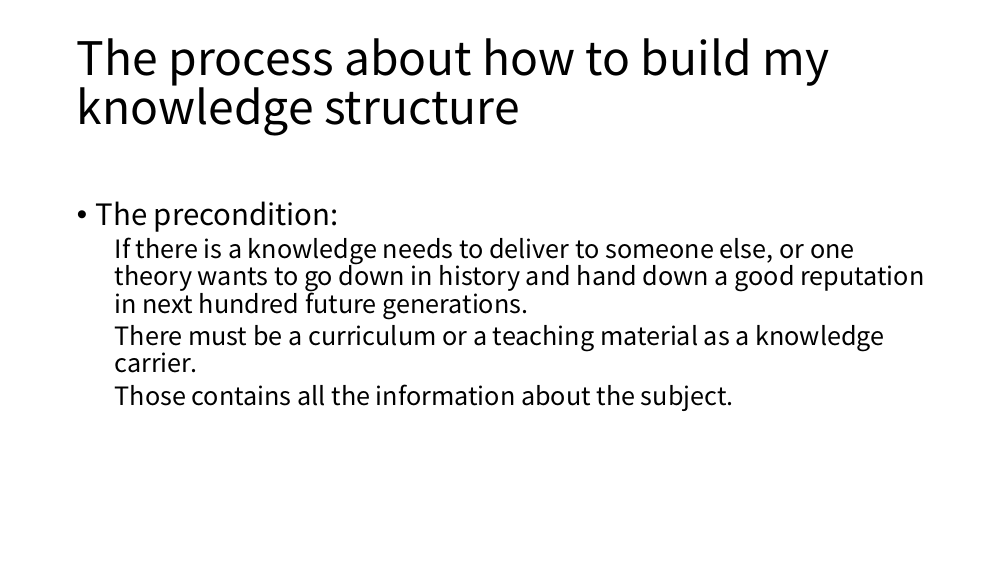
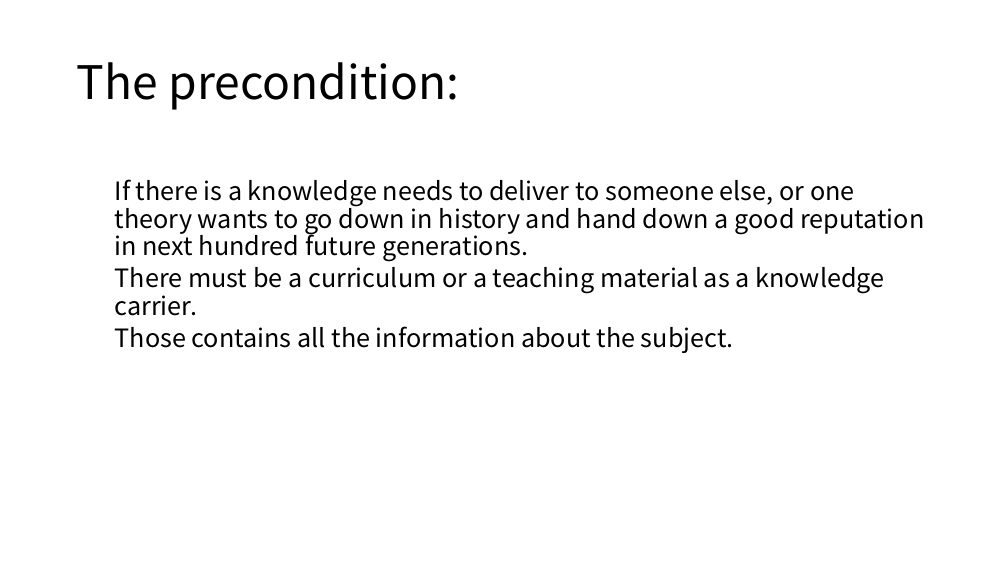
Before and after one commit to zicheng-pan/python-requestforlagou, a slide deck: slide 5 of New Microsoft PowerPoint 演示文稿.pptx (slide 3 before the commit). Drawn at 1008x567 pixels with LibreOffice and Linux fonts; fonts in the diff are those of the drawing. Boxes give left, top, right and bottom in pixels: in the first picture for what was removed or moved away, otherwise in the second. Text is boxed around its words. In the diff, an @@ line names an element or a change of style, - is before the commit and + after.

```diff
--- a/New Microsoft PowerPoint 演示文稿.pptx
+++ b/New Microsoft PowerPoint 演示文稿.pptx
@@ title at bbox=[77, 62, 459, 110]: text changed @@
-The process about how to build my knowledge structure
+The precondition:
@@ text "If there is a knowledge ...": place and size @@
-text "If there is a knowledge ..." at bbox=[96, 201, 924, 411]
+text "If there is a knowledge ..." at bbox=[115, 179, 924, 353]
@@ text at bbox=[96, 201, 339, 232]: paragraph removed @@
-• The precondition:
```
Also in this commit, not shown: 4 slides added, 1 slide removed, 6 other files.
